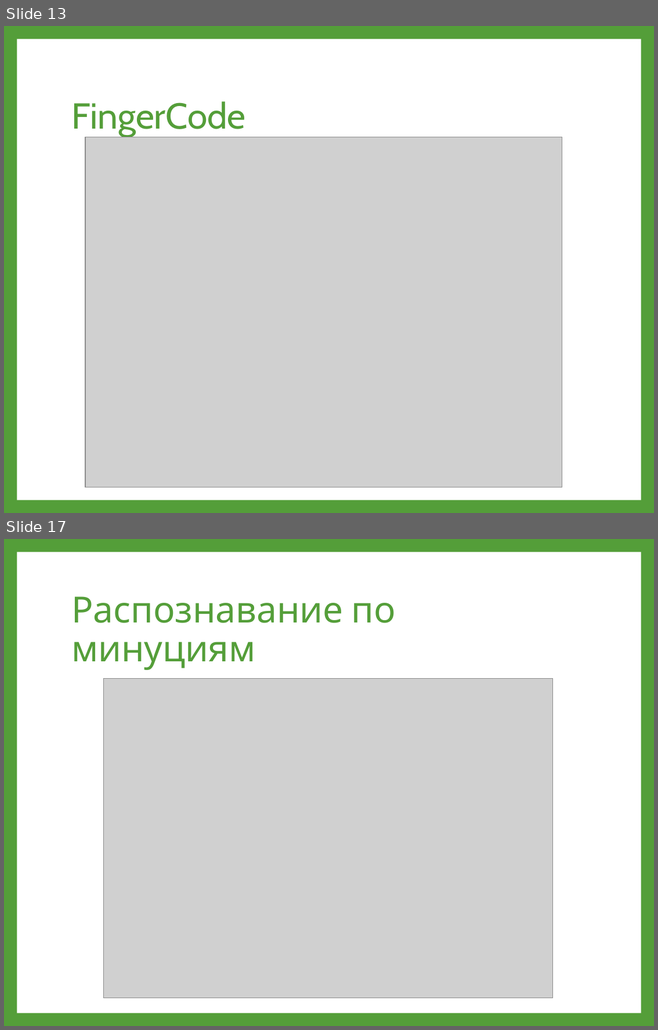
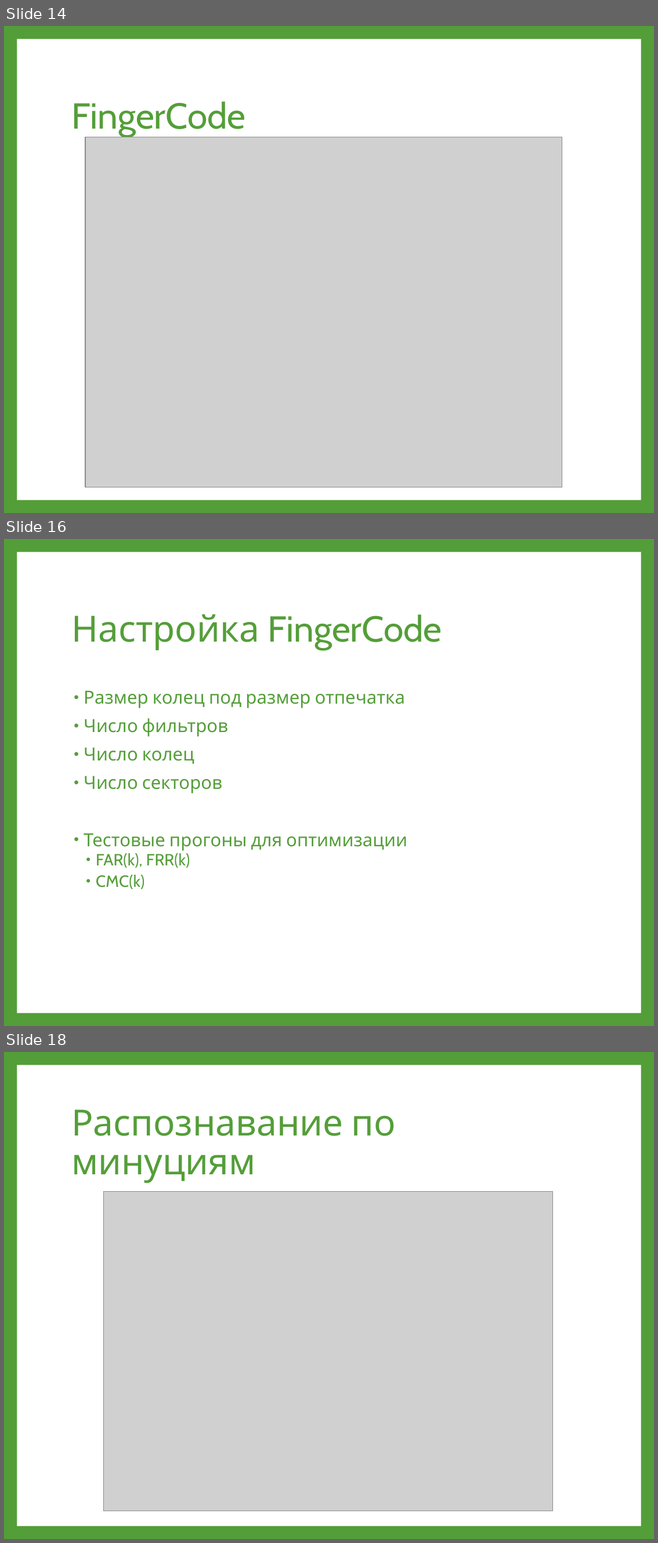
Before and after one commit to swapnilghorpade/cuda-fingerprinting, a slide deck: Publications/15.03.2013 - SPIIRAS/Опыт решения задачи дактилоскопической идентификации с использованием GPGPU.pptx. Shown one above the other, each under a label of ours: slides 13 and 17 before the commit, slides 14, 16 and 18 after it; the slides between them are not shown. The pictures are 658x1030 and 658x1543 pixels, drawn with LibreOffice and Linux fonts; fonts in the diff are those of the drawing; grey boxes stand for pictures. Boxes give left, top, right and bottom in pixels: in the first picture for what was removed or moved away, otherwise in the second. Text is boxed around its words. In the diff, an @@ line names an element or a change of style, - is before the commit and + after.

```diff
--- a/Publications/15.03.2013 - SPIIRAS/Опыт решения задачи дактилоскопической идентификации с использованием GPGPU.pptx
+++ b/Publications/15.03.2013 - SPIIRAS/Опыт решения задачи дактилоскопической идентификации с использованием GPGPU.pptx
@@ slide 16 added at [4, 539, 654, 1026], background #549E39; not listed: 1 template element that a slide beside it also shows @@
@@ title added at [71, 614, 442, 650], 40 pt, text #549E39 @@
+Настройка FingerCode
@@ text added at [83, 690, 407, 889], 20 pt, text #549E39 @@
+• Размер колец под размер отпечатка
+• Число фильтров
+• Число колец
+• Число секторов
+• Тестовые прогоны для оптимизации
+  • FAR(k), FRR(k)
+  • CMC(k)
@@ what was slide 13 is now slide 14 @@
@@ what was slide 17 is now slide 18 @@
```
Also in this commit, not shown: 4 slides changed, 8 other slides added, 5 slides removed.
